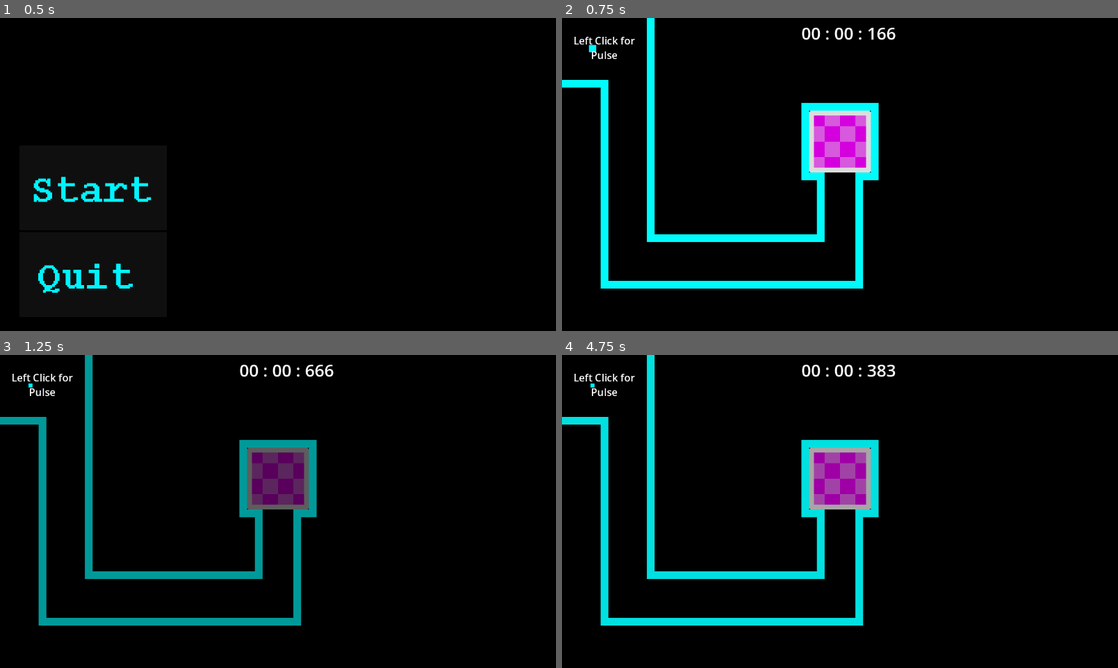
Above: before the commit, frames 1-4 (two rows, left to right).
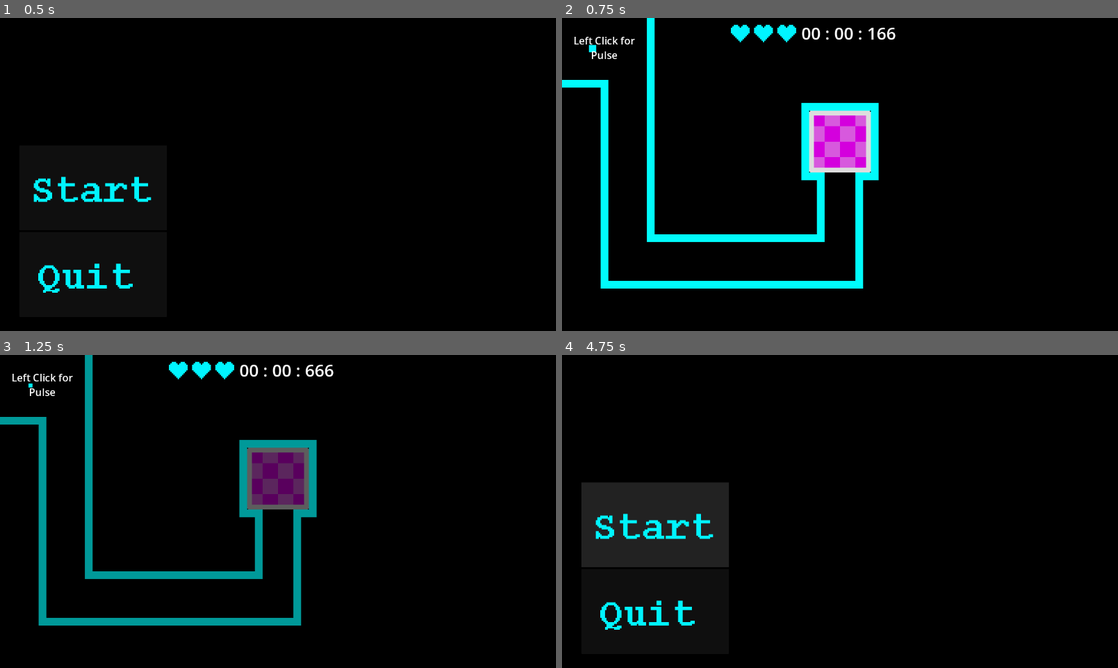
Above: after the commit, the same moments.

Repository: TheSundawg/mousemaze
Game: Godot game, scene res://Levels/MainMenu.tscn
The game is run twice, just before and just after one commit, with the same random seed, the same clock (stepped at 60 frames per second) and the same inputs.
Inputs (mouse positions are in pixels of both pictures, inside the frame that each line leads up to):
- Up to frame 1 (0.5 s): no input
- Up to frame 2 (0.75 s): click (656, 187) at 0.5 s
- Up to frame 3 (1.25 s): no input
- Up to frame 4 (4.75 s): move the mouse to (962, 495) at 1.27 s; click (962, 495) at 1.35 s; move the mouse to (728, 527) at 2.02 s; click (728, 527) at 2.1 s; move the mouse to (895, 442) at 2.77 s; click (895, 442) at 2.85 s; move the mouse to (812, 574) at 3.52 s; click (812, 574) at 3.6 s; click (656, 524) at 4.27 s

Frame 1 is identical in both runs. In frame 2, 0.4% of the frame differs, in the area x 30-43%, y 2-8%; in frame 3, 0.4%; in frame 4, 15%, in the area x 0-60%, y 0-88%.

Commit message:
Updated Vertical Slice

Diff:
--- a/stealth-mouse/Levels/Level1.tscn
+++ b/stealth-mouse/Levels/Level1.tscn
@@ -7,6 +7,7 @@
 [ext_resource type="PackedScene" uid="uid://8h4jp1t3yly6" path="res://Exit.tscn" id="5_nutv8"]
 [ext_resource type="PackedScene" uid="uid://dt2y86l3hlkwe" path="res://Scenes/Environment/stopwatch.tscn" id="6_05pb0"]
 [ext_resource type="PackedScene" uid="uid://c6dne30w0384s" path="res://Scoreboard.tscn" id="7_dl8mf"]
+[ext_resource type="Texture2D" uid="uid://sku3j02wkty0" path="res://Sprites/heart.png" id="8_xcayt"]
 
 [node name="Level" type="Node2D" groups=["Levels", "Walls"]]
 script = ExtResource("1_w77jt")
@@ -539,7 +540,6 @@
 position = Vector2(80, 528)
 
 [node name="TestLabel" type="Label" parent="."]
-visible = false
 offset_right = 40.0
 offset_bottom = 23.0
 
@@ -548,3 +548,21 @@
 
 [node name="spawn_pos" type="Node2D" parent="."]
 position = Vector2(64, 64)
+
+[node name="LifeBox" type="HBoxContainer" parent="."]
+offset_left = 344.0
+offset_top = 8.0
+offset_right = 488.0
+offset_bottom = 56.0
+
+[node name="Heart 1" type="Sprite2D" parent="LifeBox"]
+position = Vector2(24, 24)
+texture = ExtResource("8_xcayt")
+
+[node name="Heart 2" type="Sprite2D" parent="LifeBox"]
+position = Vector2(72, 24)
+texture = ExtResource("8_xcayt")
+
+[node name="Heart 3" type="Sprite2D" parent="LifeBox"]
+position = Vector2(120, 24)
+texture = ExtResource("8_xcayt")
--- a/stealth-mouse/Levels/Level3.tscn
+++ b/stealth-mouse/Levels/Level3.tscn
@@ -362,8 +362,11 @@
 [node name="Wall_139" parent="." instance=ExtResource("4_hy5j1")]
 position = Vector2(448, 16)
 
-[node name="Wall_178" parent="." instance=ExtResource("4_hy5j1")]
-position = Vector2(160, 576)
+[node name="Wall_236" parent="." instance=ExtResource("4_hy5j1")]
+position = Vector2(144, 608)
+
+[node name="Wall_237" parent="." instance=ExtResource("4_hy5j1")]
+position = Vector2(160, 608)
 
 [node name="Wall_233" parent="." instance=ExtResource("4_hy5j1")]
 position = Vector2(128, 592)
@@ -1610,153 +1613,6 @@
 [node name="Wall_229" parent="." instance=ExtResource("4_hy5j1")]
 position = Vector2(928, 576)
 
-[node name="Wall_236" parent="." instance=ExtResource("4_hy5j1")]
-position = Vector2(144, 608)
-
-[node name="Wall_237" parent="." instance=ExtResource("4_hy5j1")]
-position = Vector2(160, 608)
-
-[node name="Wall_238" parent="." instance=ExtResource("4_hy5j1")]
-position = Vector2(176, 608)
-
-[node name="Wall_239" parent="." instance=ExtResource("4_hy5j1")]
-position = Vector2(192, 608)
-
-[node name="Wall_240" parent="." instance=ExtResource("4_hy5j1")]
-position = Vector2(208, 608)
-
-[node name="Wall_241" parent="." instance=ExtResource("4_hy5j1")]
-position = Vector2(224, 608)
-
-[node name="Wall_242" parent="." instance=ExtResource("4_hy5j1")]
-position = Vector2(240, 608)
-
-[node name="Wall_243" parent="." instance=ExtResource("4_hy5j1")]
-position = Vector2(256, 608)
-
-[node name="Wall_244" parent="." instance=ExtResource("4_hy5j1")]
-position = Vector2(272, 608)
-
-[node name="Wall_245" parent="." instance=ExtResource("4_hy5j1")]
-position = Vector2(288, 608)
-
-[node name="Wall_246" parent="." instance=ExtResource("4_hy5j1")]
-position = Vector2(304, 608)
-
-[node name="Wall_247" parent="." instance=ExtResource("4_hy5j1")]
-position = Vector2(320, 608)
-
-[node name="Wall_248" parent="." instance=ExtResource("4_hy5j1")]
-position = Vector2(336, 608)
-
-[node name="Wall_249" parent="." instance=ExtResource("4_hy5j1")]
-position = Vector2(352, 608)
-
-[node name="Wall_250" parent="." instance=ExtResource("4_hy5j1")]
-position = Vector2(368, 608)
-
-[node name="Wall_251" parent="." instance=ExtResource("4_hy5j1")]
-position = Vector2(384, 608)
-
-[node name="Wall_252" parent="." instance=ExtResource("4_hy5j1")]
-position = Vector2(400, 608)
-
-[node name="Wall_253" parent="." instance=ExtResource("4_hy5j1")]
-position = Vector2(416, 608)
-
-[node name="Wall_254" parent="." instance=ExtResource("4_hy5j1")]
-position = Vector2(432, 608)
-
-[node name="Wall_255" parent="." instance=ExtResource("4_hy5j1")]
-position = Vector2(448, 608)
-
-[node name="Wall_256" parent="." instance=ExtResource("4_hy5j1")]
-position = Vector2(464, 608)
-
-[node name="Wall_257" parent="." instance=ExtResource("4_hy5j1")]
-position = Vector2(480, 608)
-
-[node name="Wall_258" parent="." instance=ExtResource("4_hy5j1")]
-position = Vector2(496, 608)
-
-[node name="Wall_259" parent="." instance=ExtResource("4_hy5j1")]
-position = Vector2(512, 608)
-
-[node name="Wall_260" parent="." instance=ExtResource("4_hy5j1")]
-position = Vector2(528, 608)
-
-[node name="Wall_261" parent="." instance=ExtResource("4_hy5j1")]
-position = Vector2(544, 608)
-
-[node name="Wall_262" parent="." instance=ExtResource("4_hy5j1")]
-position = Vector2(560, 608)
-
-[node name="Wall_263" parent="." instance=ExtResource("4_hy5j1")]
-position = Vector2(576, 608)
-
-[node name="Wall_264" parent="." instance=ExtResource("4_hy5j1")]
-position = Vector2(592, 608)
-
-[node name="Wall_265" parent="." instance=ExtResource("4_hy5j1")]
-position = Vector2(608, 608)
-
-[node name="Wall_266" parent="." instance=ExtResource("4_hy5j1")]
-position = Vector2(624, 608)
-
-[node name="Wall_267" parent="." instance=ExtResource("4_hy5j1")]
-position = Vector2(640, 608)
-
-[node name="Wall_268" parent="." instance=ExtResource("4_hy5j1")]
-position = Vector2(656, 608)
-
-[node name="Wall_269" parent="." instance=ExtResource("4_hy5j1")]
-position = Vector2(672, 608)
-
-[node name="Wall_270" parent="." instance=ExtResource("4_hy5j1")]
-position = Vector2(688, 608)
-
-[node name="Wall_271" parent="." instance=ExtResource("4_hy5j1")]
-position = Vector2(704, 608)
-
-[node name="Wall_272" parent="." instance=ExtResource("4_hy5j1")]
-position = Vector2(720, 608)
-
-[node name="Wall_273" parent="." instance=ExtResource("4_hy5j1")]
-position = Vector2(736, 608)
-
-[node name="Wall_274" parent="." instance=ExtResource("4_hy5j1")]
-position = Vector2(752, 608)
-
-[node name="Wall_275" parent="." instance=ExtResource("4_hy5j1")]
-position = Vector2(768, 608)
-
-[node name="Wall_276" parent="." instance=ExtResource("4_hy5j1")]
-position = Vector2(784, 608)
-
-[node name="Wall_277" parent="." instance=ExtResource("4_hy5j1")]
-position = Vector2(800, 608)
-
-[node name="Wall_278" parent="." instance=ExtResource("4_hy5j1")]
-position = Vector2(816, 608)
-
-[node name="Wall_279" parent="." instance=ExtResource("4_hy5j1")]
-position = Vector2(832, 608)
-
-[node name="Wall_280" parent="." instance=ExtResource("4_hy5j1")]
-position = Vector2(848, 608)
-
-[node name="Wall_281" parent="." instance=ExtResource("4_hy5j1")]
-position = Vector2(864, 608)
-
-[node name="Wall_282" parent="." instance=ExtResource("4_hy5j1")]
-position = Vector2(880, 608)
-
-[node name="Wall_283" parent="." instance=ExtResource("4_hy5j1")]
-position = Vector2(896, 608)
-
-[node name="Wall_284" parent="." instance=ExtResource("4_hy5j1")]
-position = Vector2(912, 608)
-
 [node name="Wall_285" parent="." instance=ExtResource("4_hy5j1")]
 position = Vector2(144, 640)
 
--- a/stealth-mouse/Scenes/Player/cursor.tscn
+++ b/stealth-mouse/Scenes/Player/cursor.tscn
@@ -1,8 +1,6 @@
 [gd_scene load_steps=6 format=3 uid="uid://bh7b7nt1l6wut"]
 
 [ext_resource type="Texture2D" uid="uid://35ct4l6cxy8e" path="res://Sprites/Cursor.png" id="1_dtneu"]
-
-[sub_resource type="RectangleShape2D" id="RectangleShape2D_dtneu"]
 
 [sub_resource type="Animation" id="Animation_g30nb"]
 length = 0.001
@@ -41,18 +39,21 @@
 &"pulse_activated": SubResource("Animation_dtneu")
 }
 
+[sub_resource type="RectangleShape2D" id="RectangleShape2D_dtneu"]
+
 [node name="Node2D" type="Node2D"]
 
 [node name="Sprite2D" type="Sprite2D" parent="."]
 scale = Vector2(0.375, 0.375)
 texture = ExtResource("1_dtneu")
 
-[node name="DeathBox" type="Area2D" parent="Sprite2D"]
-
-[node name="Don\'tTouchMe" type="CollisionShape2D" parent="Sprite2D/DeathBox"]
-shape = SubResource("RectangleShape2D_dtneu")
-
 [node name="AnimationPlayer" type="AnimationPlayer" parent="."]
 libraries = {
 &"": SubResource("AnimationLibrary_2px4r")
 }
+
+[node name="DeathBox" type="Area2D" parent="."]
+scale = Vector2(0.5, 0.5)
+
+[node name="Don\'tTouchMe" type="CollisionShape2D" parent="DeathBox"]
+shape = SubResource("RectangleShape2D_dtneu")
--- a/stealth-mouse/Scripts/GlobalEvents.gd
+++ b/stealth-mouse/Scripts/GlobalEvents.gd
@@ -9,3 +9,4 @@
 signal can_pulse(pulse: bool)
 signal pass_score (score: String)
 signal pass_levels(this_level: String, next_level)
+signal lives_left(lives: int)
--- a/stealth-mouse/Scripts/level_1.gd
+++ b/stealth-mouse/Scripts/level_1.gd
@@ -11,6 +11,8 @@
 var prev_level = "res://Levels/MainMenu.tscn"
 var this_level = "res://Levels/Level1.tscn"
 var next_level = "res://Levels/Level2.tscn"
+var lives_left: int
+
 
 # Input Related Functions
 func _quit_game():
@@ -40,6 +42,7 @@
 		cursor.position.y = mouse_position.y
 
 func _on_area_entered(area, mouse):
+	var spawn = $spawn_pos.position
 	if area.get_parent() is Node2D and exit == false and area.get_parent().has_node("AnimationPlayer") and !mouse.get_parent().has_node("DeathBox"):
 		var area_instance = area.get_parent()
 		area_instance.get_node("AnimationPlayer").play("Flash")
@@ -47,8 +50,20 @@
 		$Exit/AnimationPlayer.play("pulse")
 	elif exit == true:
 		return
+	elif lives_left == -1:
+		get_tree().change_scene_to_file("res://Levels/MainMenu.tscn")
 	else:
-		get_tree().change_scene_to_file(prev_level)
+		lives_left -= 1
+		get_viewport().warp_mouse(spawn)
+
+	#if lives_left < 3 and lives_left > 1:
+	#	$"LifeBox/Heart 3".visible = false
+	#elif $"LifeBox/Heart 3".visible == false and lives_left < 2 and lives_left > 0:
+	#	$"LifeBox/Heart 2".visible = false
+
+
+
+
 
 func _on_pass_timer_time(stringy):
 	$Score/TimeScore.text = stringy
@@ -63,12 +78,10 @@
 
 func _ready():
 	var spawn = $spawn_pos.position
-
+	lives_left = 3
 
 	Input.mouse_mode = Input.MOUSE_MODE_CONFINED_HIDDEN
 	get_viewport().warp_mouse(spawn)
-
-
 
 	GlobalEvents.area_entered.connect(_on_area_entered)
 	GlobalEvents.pass_timer_time.connect(_on_pass_timer_time)
--- a/stealth-mouse/Scripts/level_2.gd
+++ b/stealth-mouse/Scripts/level_2.gd
@@ -7,6 +7,7 @@
 var wall_anim: AnimationPlayer
 var wall_array: Array
 var wall_instance: Area2D
+var lives_left = 3
 
 var prev_level = "res://Levels/Level1.tscn"
 var this_level = "res://Levels/Level2.tscn"
@@ -52,6 +53,7 @@
 		cursor.position.y = mouse_position.y
 
 func _on_area_entered(area, mouse):
+	var spawn = $spawn_pos.position
 	if area.get_parent() is Node2D and exit == false and area.get_parent().has_node("AnimationPlayer") and !mouse.get_parent().has_node("DeathBox"):
 		var area_instance = area.get_parent()
 		area_instance.get_node("AnimationPlayer").play("Flash")
@@ -59,8 +61,11 @@
 		$Exit/AnimationPlayer.play("pulse")
 	elif exit == true:
 		return
+	elif lives_left == -1:
+		get_tree().change_scene_to_file(prev_level)
 	else:
-		get_tree().change_scene_to_file(prev_level)
+		lives_left -= 1
+		get_viewport().warp_mouse(spawn)
 
 func _on_pass_timer_time(stringy):
 	$Score/TimeScore.text = stringy
--- a/stealth-mouse/Scripts/level_3.gd
+++ b/stealth-mouse/Scripts/level_3.gd
@@ -7,6 +7,7 @@
 var wall_anim: AnimationPlayer
 var wall_array: Array
 var wall_instance: Area2D
+var lives_left = 3
 
 var prev_level = "res://Levels/Level2.tscn"
 var this_level = "res://Levels/Level3.tscn"
@@ -52,6 +53,7 @@
 		cursor.position.y = mouse_position.y
 
 func _on_area_entered(area, mouse):
+	var spawn = $spawn_pos.position
 	if area.get_parent() is Node2D and exit == false and area.get_parent().has_node("AnimationPlayer") and !mouse.get_parent().has_node("DeathBox"):
 		var area_instance = area.get_parent()
 		area_instance.get_node("AnimationPlayer").play("Flash")
@@ -59,8 +61,11 @@
 		$Exit/AnimationPlayer.play("pulse")
 	elif exit == true:
 		return
+	elif lives_left == -1:
+		get_tree().change_scene_to_file(prev_level)
 	else:
-		get_tree().change_scene_to_file(prev_level)
+		lives_left -= 1
+		get_viewport().warp_mouse(spawn)
 
 func _on_pass_timer_time(stringy):
 	$Score/TimeScore.text = stringy
Not shown: 1 places in stealth-mouse/Levels/Level1.tscn that only renumber resources
Binary file added: stealth-mouse/Sprites/heart.png
Not shown, added: stealth-mouse/Sprites/heart.png.import
Not shown, added: stealth-mouse/export_presets.cfg
